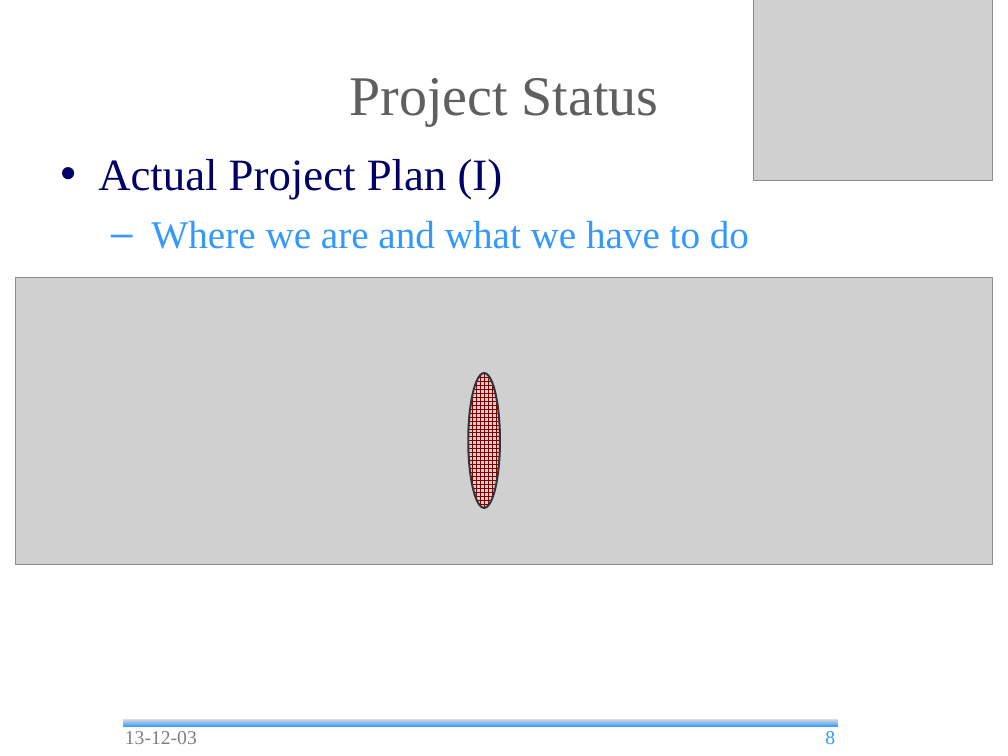
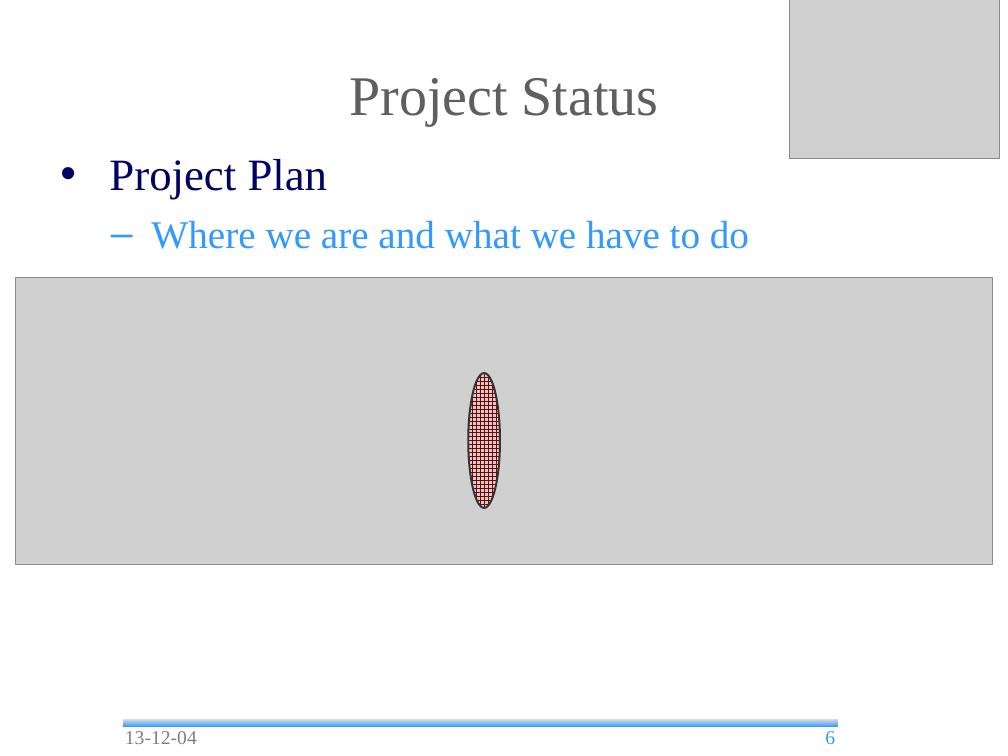
Before and after one commit to andrea-bottoli/DSD, a slide deck: slide 6 of Documentation/Presentations/Status_Report_2.odp (slide 8 before the commit). Drawn at 1008x756 pixels with LibreOffice and Linux fonts; fonts in the diff are those of the drawing; grey boxes stand for pictures; background and template pictures are left out. Boxes give left, top, right and bottom in pixels: in the first picture for what was removed or moved away, otherwise in the second. Text is boxed around its words. In the diff, an @@ line names an element or a change of style, - is before the commit and + after.

Commit message:
Status Report 2 presentation

```diff
--- a/Documentation/Presentations/Status_Report_2.odp
+++ b/Documentation/Presentations/Status_Report_2.odp
@@ picture: place and size @@
-picture at [754,0,992,180]
+picture at [789,0,999,158]
@@ text at [109,159,328,200]: text changed @@
-• Actual Project Plan (I)
+• Project Plan
@@ text at [125,731,197,744]: text changed @@
-13-12-03
+13-12-04
@@ page number at [825,731,835,744]: text changed @@
-8
+6
```
Also in this commit, not shown: 20 other slides changed, 11 slides added, 14 slides removed, 1 other file.
